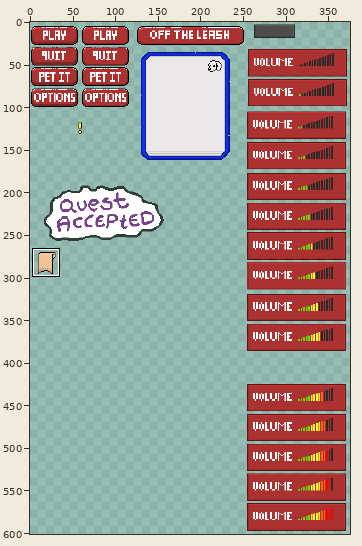
A pixel-art file gets an edit: src/LostAndFound.Core/Assets/UI/ui.aseprite. Above, an overview of the earlier version with the close-up marked.
Close-up. As it was:
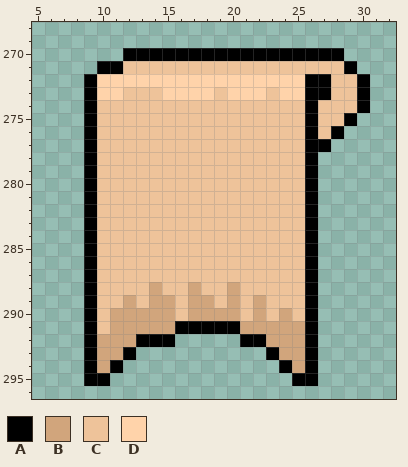
1000x1000 pixels, 1 frame. Colours within 5 levels of each other are drawn and written as one. Shown: x 5..32, y 268..296. The wide view leaves out empty margins.
Palette (. is transparent): A #000000  B #d1a57c  C #eec39a  D #ffd3aa
Pixels before, first column x 9:
270 ...AAAAAAAAAAAAAAAAA..
271 .AACCCCCCCCCCCCCCCCCA.
272 ADDDDDDDDDDDDDDDDAACCA
273 ADDCCCDDDDCDDDCDDAACCA
274 ACCCCCCCCCCCCCCCCACCCA
275 ACCCCCCCCCCCCCCCCACCA.
276 ACCCCCCCCCCCCCCCCACA..
277 ACCCCCCCCCCCCCCCCAA...
278 ACCCCCCCCCCCCCCCCA....
279 ACCCCCCCCCCCCCCCCA....
280 ACCCCCCCCCCCCCCCCA....
281 ACCCCCCCCCCCCCCCCA....
282 ACCCCCCCCCCCCCCCCA....
283 ACCCCCCCCCCCCCCCCA....
284 ACCCCCCCCCCCCCCCCA....
285 ACCCCCCCCCCCCCCCCA....
286 ACCCCCCCCCCCCCCCCA....
287 ACCCCCCCCCCCCCCCCA....
288 ACCCCBCCBCCBCCCCCA....
289 ACCBCBBCBBCBCBCCCA....
290 ACBBBBBCBBBBCBCBCA....
291 ACBBBBBAAAAABBBBBA....
292 ABBBAAA.....AABBBA....
293 ABBA..........ABBA....
294 ABA............ABA....
295 AA..............AA....
Now the later version:
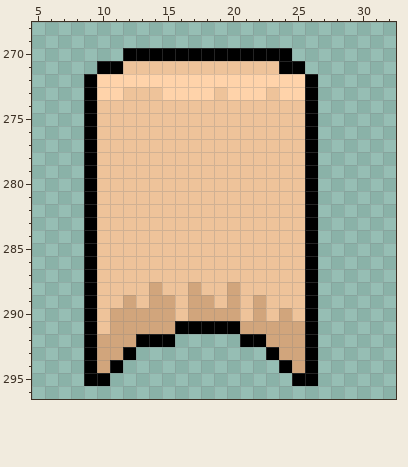
From old to new:
Changed rows in their new state; - is an unchanged pixel.
first column x 24:
270 -....--
271 AA....-
272 ---....
273 ---....
274 ---....
275 ---...-
276 ---..--
277 ---.---
Where, in picture pixels (left, top, right, bottom), the same in both close-ups:
changed: (279, 48, 370, 152)
